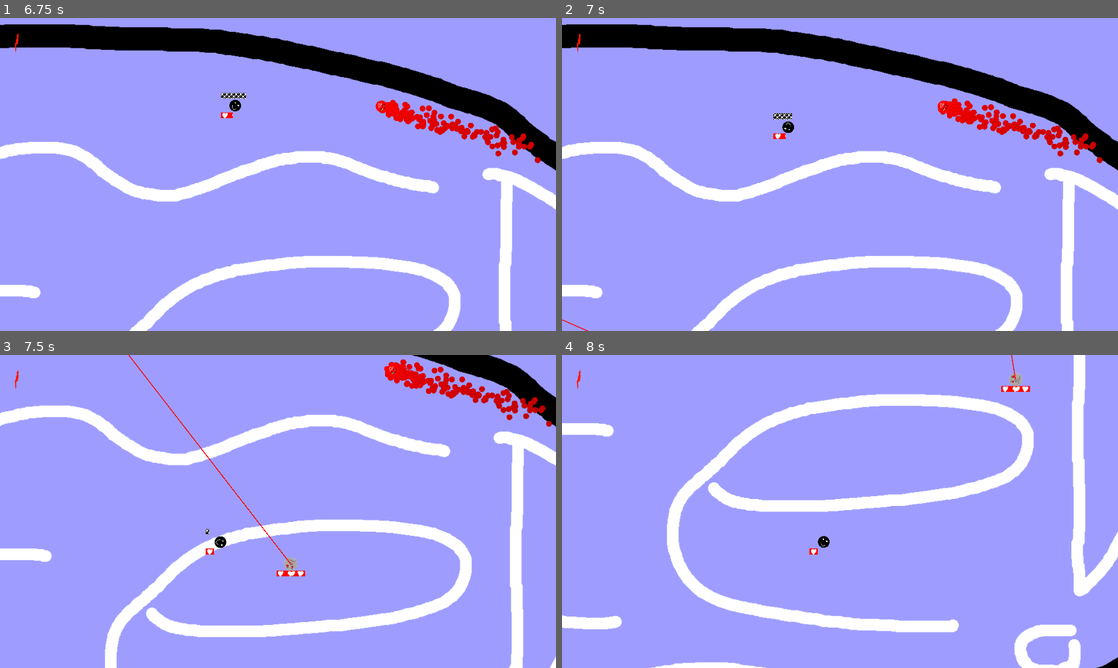
Above: before the commit, frames 1-4 (two rows, left to right).
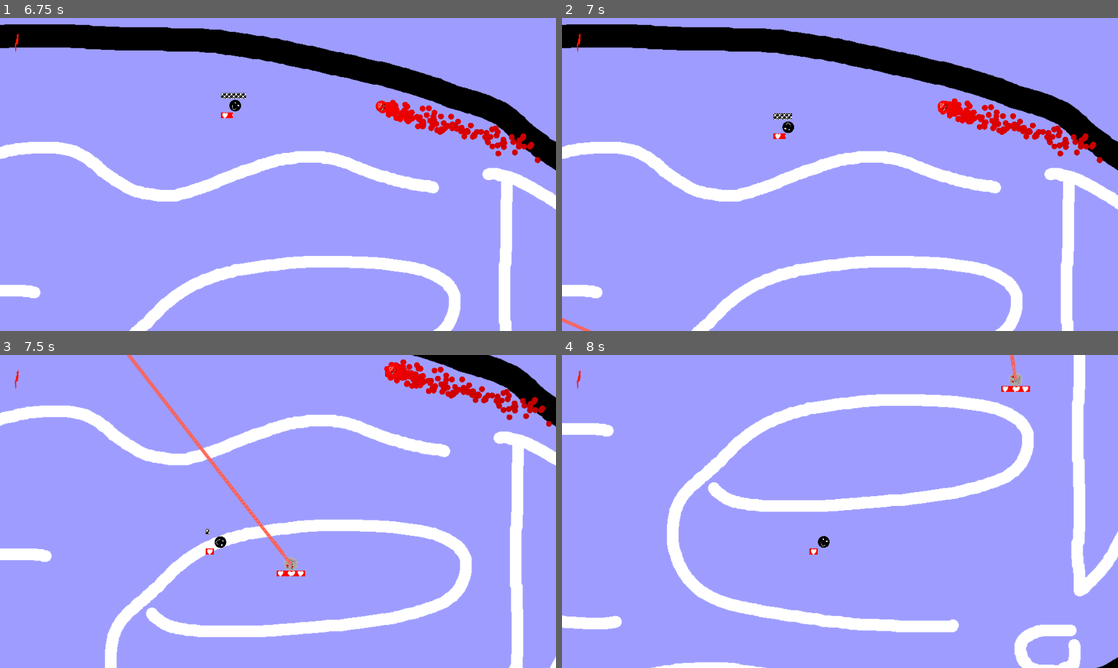
Above: after the commit, the same moments.

Repository: Junber/LD-47
Game: Godot game, scene res://Scenes/Root.tscn
The game is run twice, just before and just after one commit, with the same random seed, the same clock (stepped at 60 frames per second) and the same inputs.
Inputs:
- Up to frame 1 (6.75 s): tap Enter at 0.5 s; hold D (move_right) 0.53-1.28 s; tap Space (boost) every 0.75 s from 0.6 to 6.6 s; hold S (move_down) 1.28-2.03 s; hold D (move_right) 2.03-2.78 s; hold W (move_up) 2.78-3.53 s; hold A (move_left) 3.53-5.03 s; hold S (move_down) 5.03-5.78 s; hold D (move_right) 5.78-6.53 s; hold W (move_up) from 6.53 s (still down)
- Up to frame 2 (7 s): keep holding W (move_up)
- Up to frame 3 (7.5 s): release W (move_up) at 7.28 s; hold D (move_right) from 7.28 s (still down); tap Space (boost) at 7.35 s
- Up to frame 4 (8 s): keep holding D (move_right)

Frame 1 is identical in both runs. In frame 2, less than 0.1% of the frame differs, in the area x 0-6%, y 95-100%; in frame 3, 0.6%, in the area x 22-54%, y 0-68%; in frame 4, less than 0.1%.

Commit message:
add new laser texture and more hmmpf in general

Diff:
--- a/Scenes/Cyborg.tscn
+++ b/Scenes/Cyborg.tscn
@@ -1,10 +1,11 @@
-[gd_scene load_steps=11 format=2]
+[gd_scene load_steps=12 format=2]
 
 [ext_resource path="res://Scenes/Enemy.tscn" type="PackedScene" id=1]
 [ext_resource path="res://Resources/Graphics/Cyborg.png" type="Texture" id=2]
 [ext_resource path="res://Resources/Graphics/CyborgDead.png" type="Texture" id=3]
 [ext_resource path="res://Resources/Graphics/LaserSparks.png" type="Texture" id=4]
 [ext_resource path="res://Scripts/Laser.gd" type="Script" id=5]
+[ext_resource path="res://Resources/Graphics/LaserNew.png" type="Texture" id=6]
 
 [sub_resource type="Curve" id=1]
 min_value = -360.0
@@ -36,8 +37,10 @@
 color_ramp = SubResource( 4 )
 
 [node name="Cyborg" instance=ExtResource( 1 )]
+position = Vector2( 348.998, 159.75 )
 
 [node name="DeadSprite" parent="." index="1"]
+visible = true
 texture = ExtResource( 3 )
 
 [node name="AliveSprite" parent="." index="2"]
@@ -51,9 +54,11 @@
 script = ExtResource( 5 )
 
 [node name="LaserBeam" type="Line2D" parent="Laser" index="0"]
-points = PoolVector2Array( 0, 0, 0, 100 )
-width = 3.0
-default_color = Color( 1, 0, 0, 1 )
+points = PoolVector2Array( 0, 0, 0, 29.6015, 0, 45.0703, 0, 75.5, 0, 100 )
+width = 20.0
+default_color = Color( 1, 1, 1, 1 )
+texture = ExtResource( 6 )
+texture_mode = 2
 
 [node name="Sparks" type="Particles2D" parent="Laser" index="1"]
 scale = Vector2( 1.02952, 1.02117 )
Binary file added: Resources/Graphics/LaserNew.png
Not shown, added: Resources/Graphics/LaserNew.png.import
